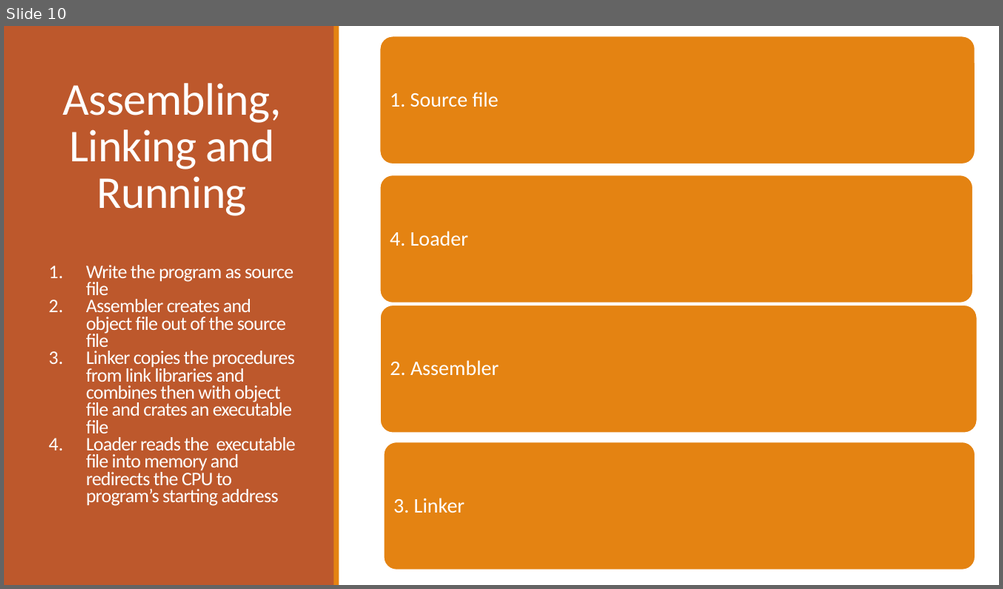
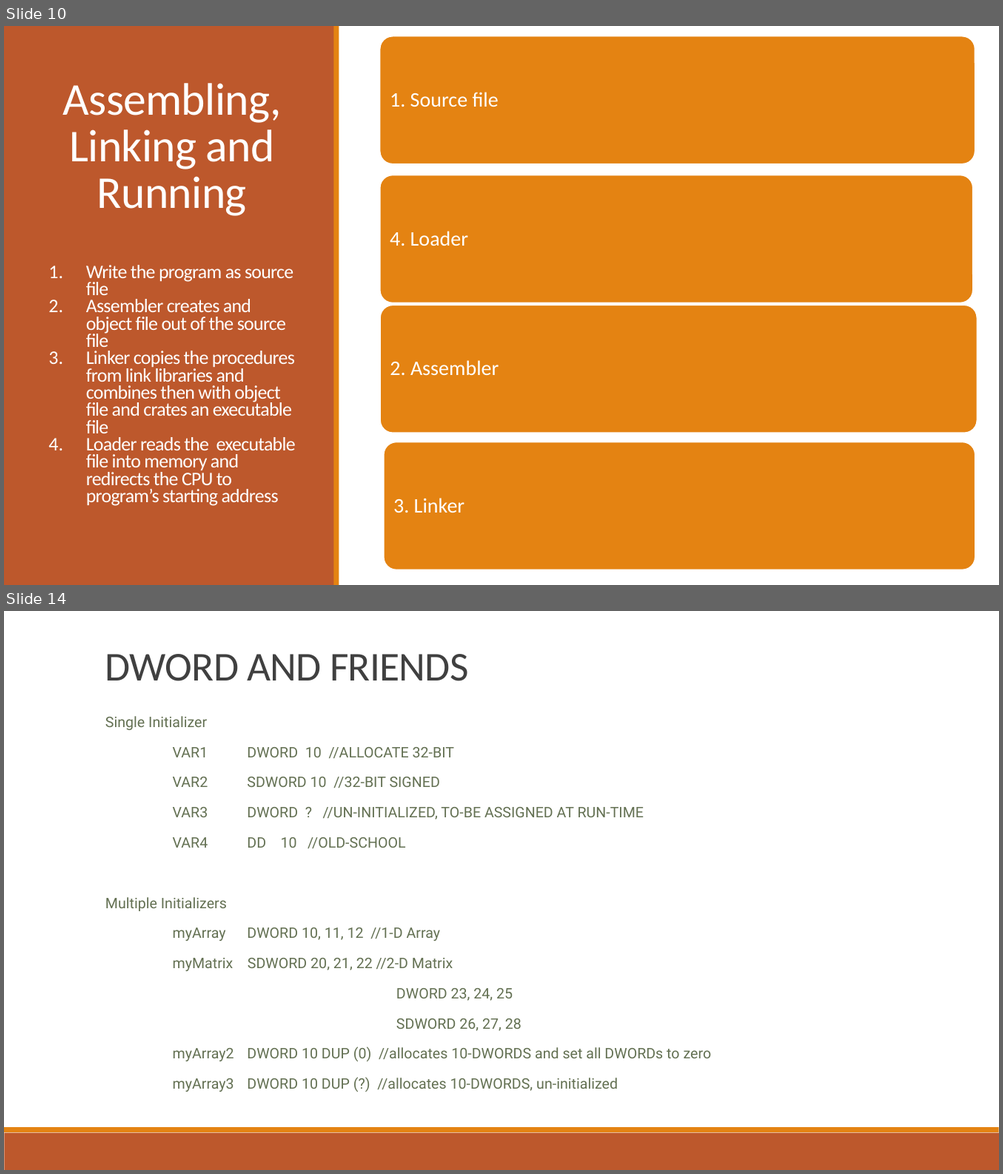
Before and after one commit to b1nch3f/Assembly-Language-Tutorials-for-Windows, a slide deck: 03 Assembly Language/Assembly Language.pptx. Shown one above the other, each under a label of ours: slide 10 before the commit, slides 10 and 14 after it; the slides between them are not shown. The pictures are 1003x589 and 1003x1174 pixels, drawn with LibreOffice and Linux fonts; fonts in the diff are those of the drawing. Boxes give left, top, right and bottom in pixels: in the first picture for what was removed or moved away, otherwise in the second. Text is boxed around its words. In the diff, an @@ line names an element or a change of style, - is before the commit and + after.

```diff
--- a/03 Assembly Language/Assembly Language.pptx
+++ b/03 Assembly Language/Assembly Language.pptx
@@ slide 14 added at (4,611,999,1170), background #FFFFFF @@
@@ title added at (105,654,469,681), 39.6 pt, text #404040 @@
+DWORD AND FRIENDS
@@ subtitle added at (105,716,711,1092), 14 pt, text #637052 @@
+  Single Initializer
+  VAR1 DWORD 10 //ALLOCATE 32-BIT
+  VAR2 SDWORD 10 //32-BIT SIGNED
+  VAR3 DWORD ? //UN-INITIALIZED, TO-BE ASSIGNED AT RUN-TIME
+  VAR4 DD 10 //OLD-SCHOOL
+  Multiple Initializers
+  myArray DWORD 10, 11, 12 //1-D Array
+  myMatrix SDWORD 20, 21, 22 //2-D Matrix
+  DWORD 23, 24, 25
+  SDWORD 26, 27, 28
+  myArray2 DWORD 10 DUP (0) //allocates 10-DWORDS and set all DWORDs to zero
+  myArray3 DWORD 10 DUP (?) //allocates 10-DWORDS, un-initialized
@@ rectangle added at (4,1133,999,1170), fill #BD582C @@
@@ rectangle added at (4,1128,999,1133), fill #E48312 @@
```
Also in this commit, not shown: 2 slides changed, 9 other slides added.
